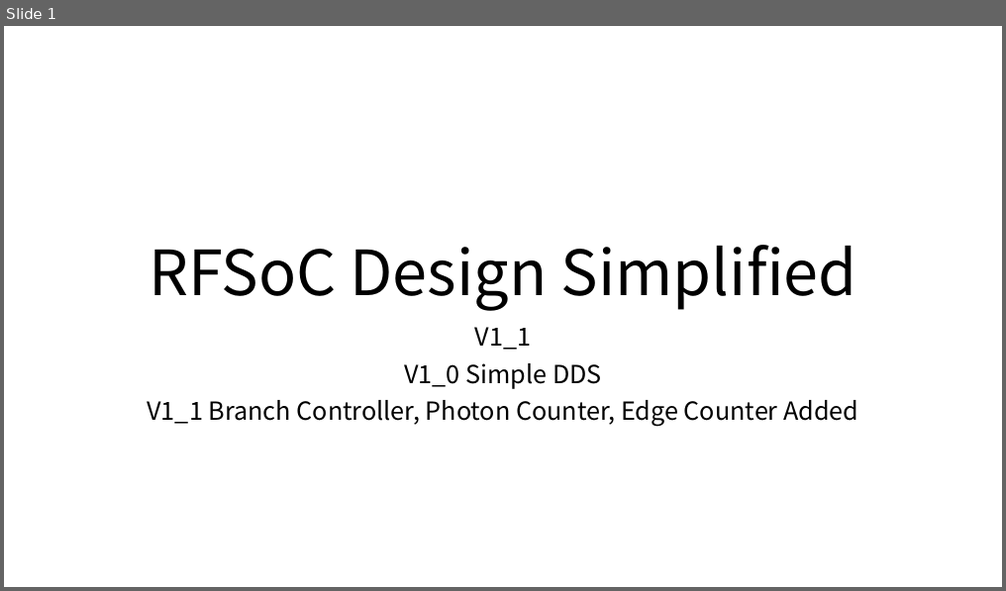
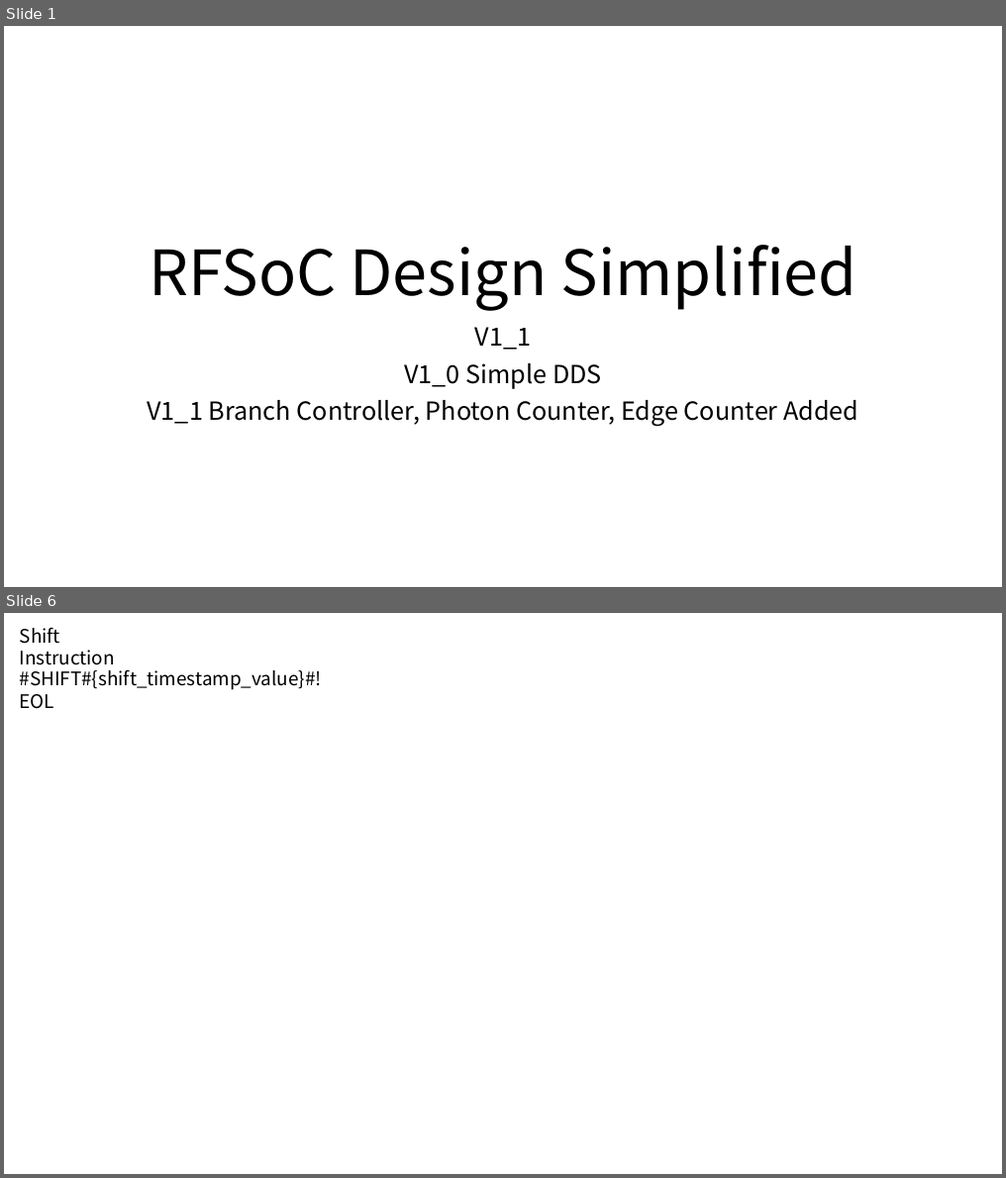
Before and after one commit to snu-quiqcl/RFSoC, a slide deck: Documents/RFSoC_Design_V1_1.pptx. Shown one above the other, each under a label of ours: slide 1 before the commit, slides 1 and 6 after it; the slides between them are not shown. The pictures are 1006x591 and 1006x1178 pixels, drawn with LibreOffice and Linux fonts; fonts in the diff are those of the drawing. Boxes give left, top, right and bottom in pixels: in the first picture for what was removed or moved away, otherwise in the second. Text is boxed around its words. In the diff, an @@ line names an element or a change of style, - is before the commit and + after.

```diff
--- a/Documents/RFSoC_Design_V1_1.pptx
+++ b/Documents/RFSoC_Design_V1_1.pptx
@@ slide 6 added at (4,613,1002,1174), background #FFFFFF @@
@@ text added at (20,627,115,665), 18 pt, text #000000 @@
+Shift Instruction
@@ text added at (20,669,322,709), 18 pt, text #000000 @@
+#SHIFT#{shift_timestamp_value}#!EOL
```
Also in this commit, not shown: 1 slide changed, 3 other slides added, 57 other files.
